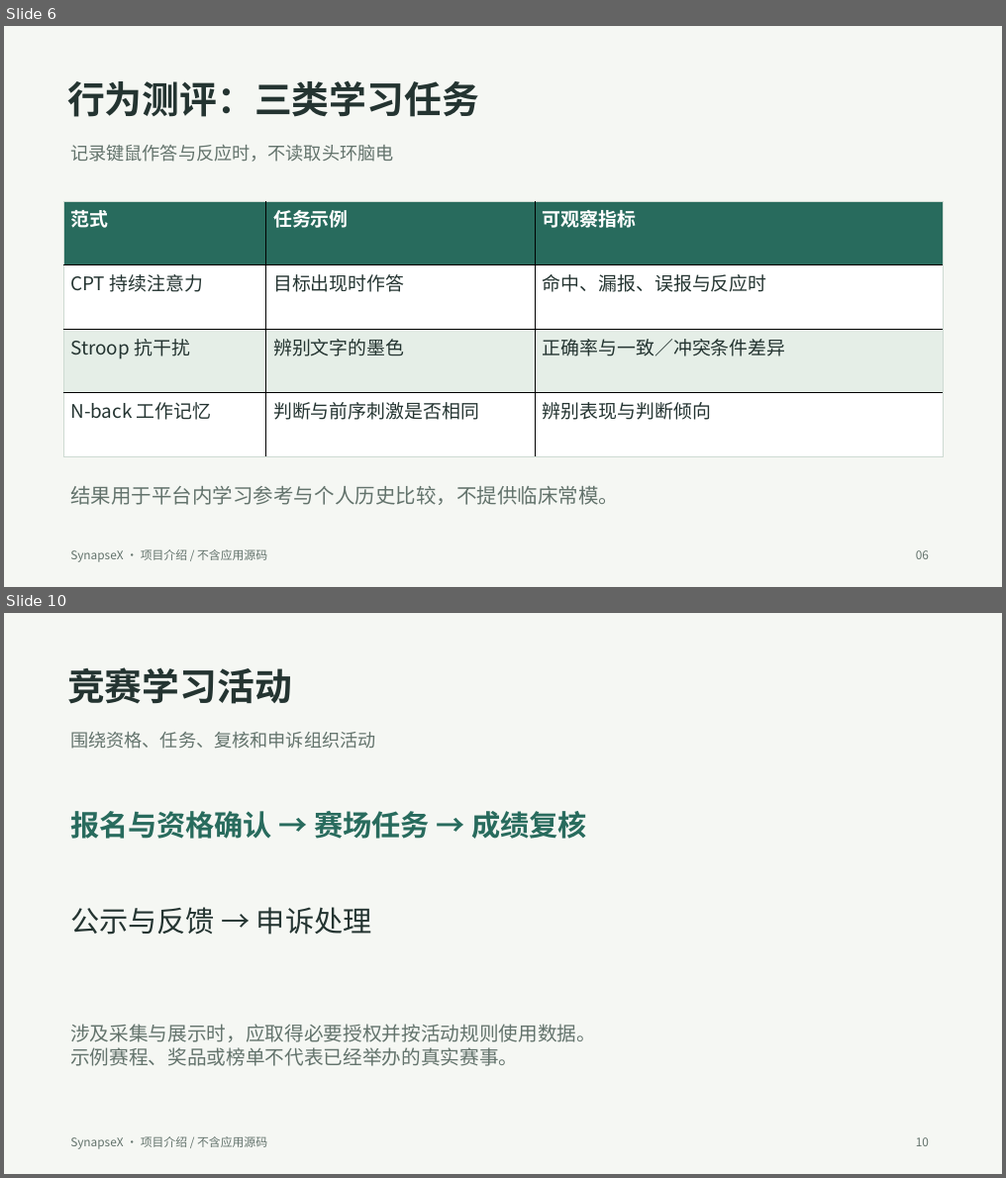
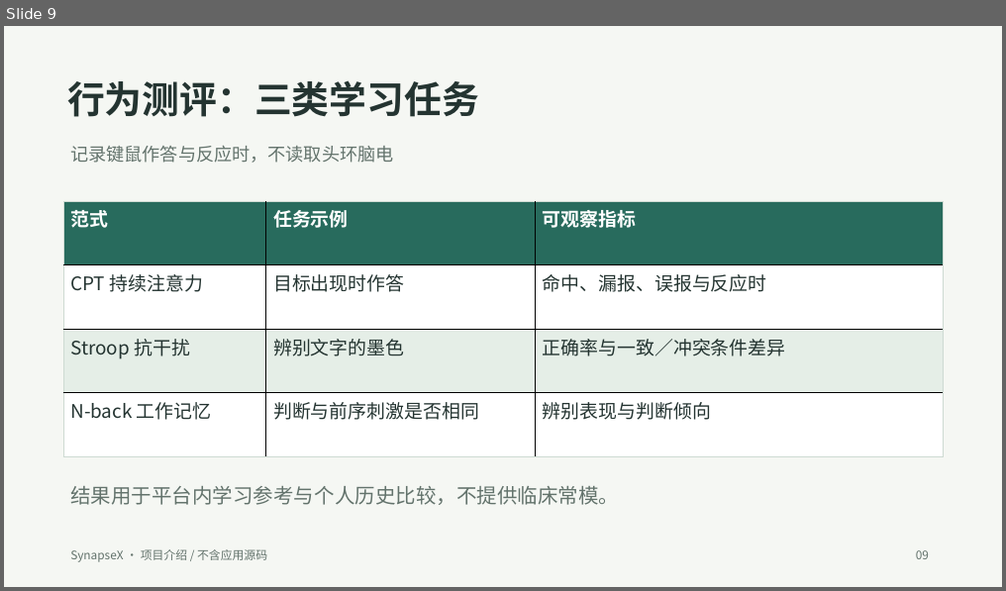
Before and after one commit to throwOctober/synapsex-bci-showcase, a slide deck: project-overview.pptx. Shown one above the other, each under a label of ours: slides 6 and 10 before the commit, slide 9 after it; the slides between them are not shown. The pictures are 1006x1178 and 1006x591 pixels, drawn with LibreOffice and Linux fonts; fonts in the diff are those of the drawing. Boxes give left, top, right and bottom in pixels: in the first picture for what was removed or moved away, otherwise in the second. Text is boxed around its words. In the diff, an @@ line names an element or a change of style, - is before the commit and + after.

```diff
--- a/project-overview.pptx
+++ b/project-overview.pptx
@@ slide 10 removed at [4, 613, 1002, 1174], background #F5F7F3 @@
@@ text removed at [67, 667, 292, 704] @@
-竞赛学习活动
@@ text removed at [70, 732, 375, 749] @@
-围绕资格、任务、复核和申诉组织活动
@@ text removed at [70, 811, 587, 839] @@
-报名与资格确认 → 赛场任务 → 成绩复核
@@ text removed at [70, 907, 372, 935] @@
-公示与反馈 → 申诉处理
@@ text removed at [70, 1024, 596, 1066] @@
-涉及采集与展示时，应取得必要授权并按活动规则使用数据。
-示例赛程、奖品或榜单不代表已经举办的真实赛事。
@@ text removed at [70, 1137, 267, 1150] @@
-SynapseX · 项目介绍 / 不含应用源码
@@ text removed at [916, 1138, 929, 1147] @@
-10
@@ what was slide 6 is now slide 9 @@
@@ slide 9 changed as well @@
@@ text at [916, 551, 929, 560]: text changed @@
-06
+09
```
Also in this commit, not shown: 4 other slides changed, 7 slides added, 6 other slides removed, 3 other files.
